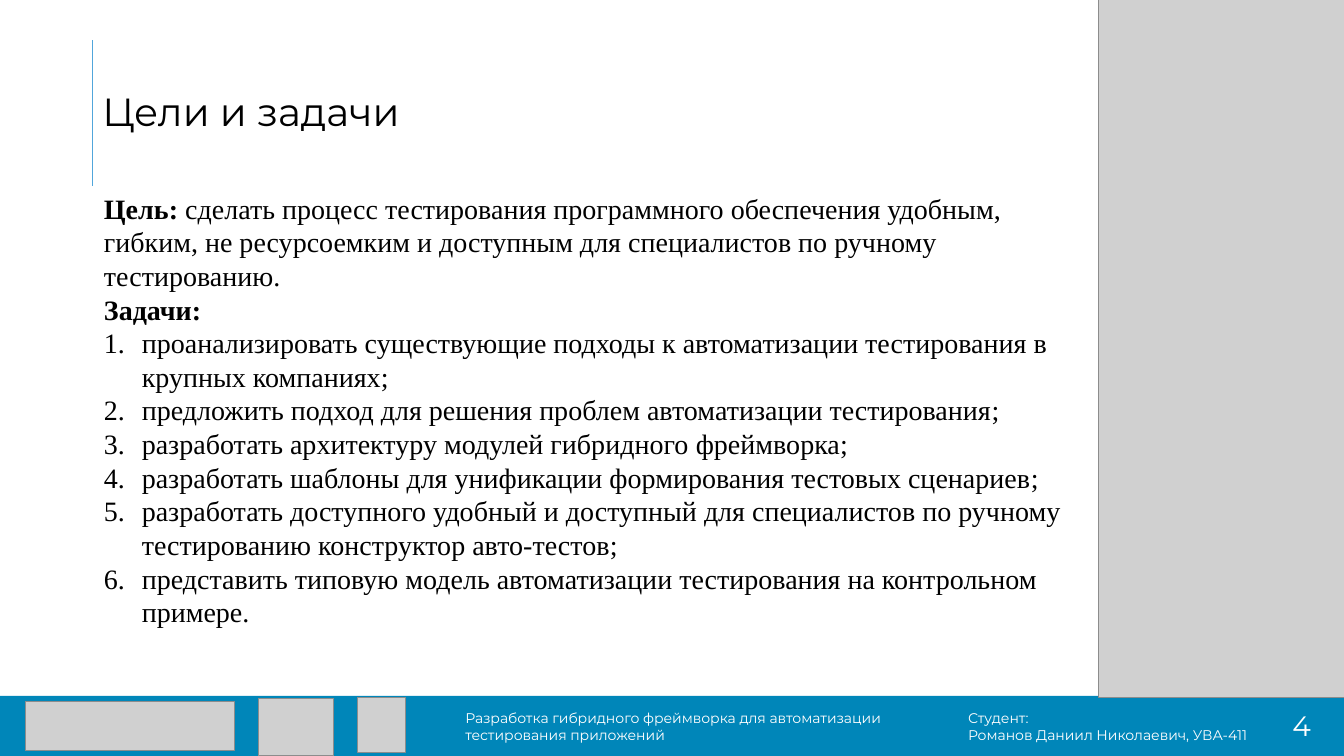
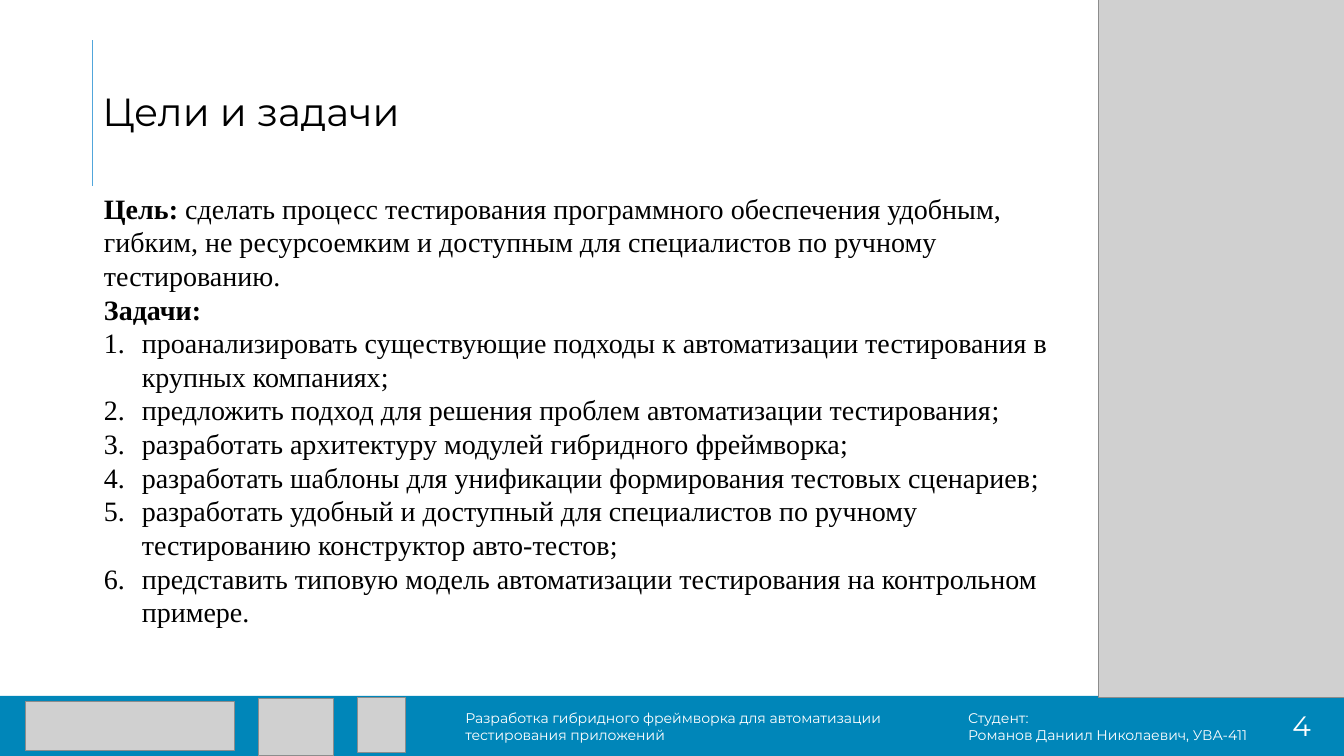
Before and after one commit to DanielRomanoff/practice, a slide deck: slide 4 of презентация.pptx. Drawn at 1344x756 pixels with LibreOffice and Linux fonts; fonts in the diff are those of the drawing; grey boxes stand for pictures. Boxes give left, top, right and bottom in pixels: in the first picture for what was removed or moved away, otherwise in the second. Text is boxed around its words. In the diff, an @@ line names an element or a change of style, - is before the commit and + after.

```diff
--- a/презентация.pptx
+++ b/презентация.pptx
@@ text at box(142, 501, 917, 560): text changed @@
-5. разработать доступного удобный и доступный для специалистов по ручному тестированию конструктор авто-тестов;
+5. разработать удобный и доступный для специалистов по ручному тестированию конструктор авто-тестов;
```
Also in this commit, not shown: 4 other slides changed, 2 slides added, 3 other files.
